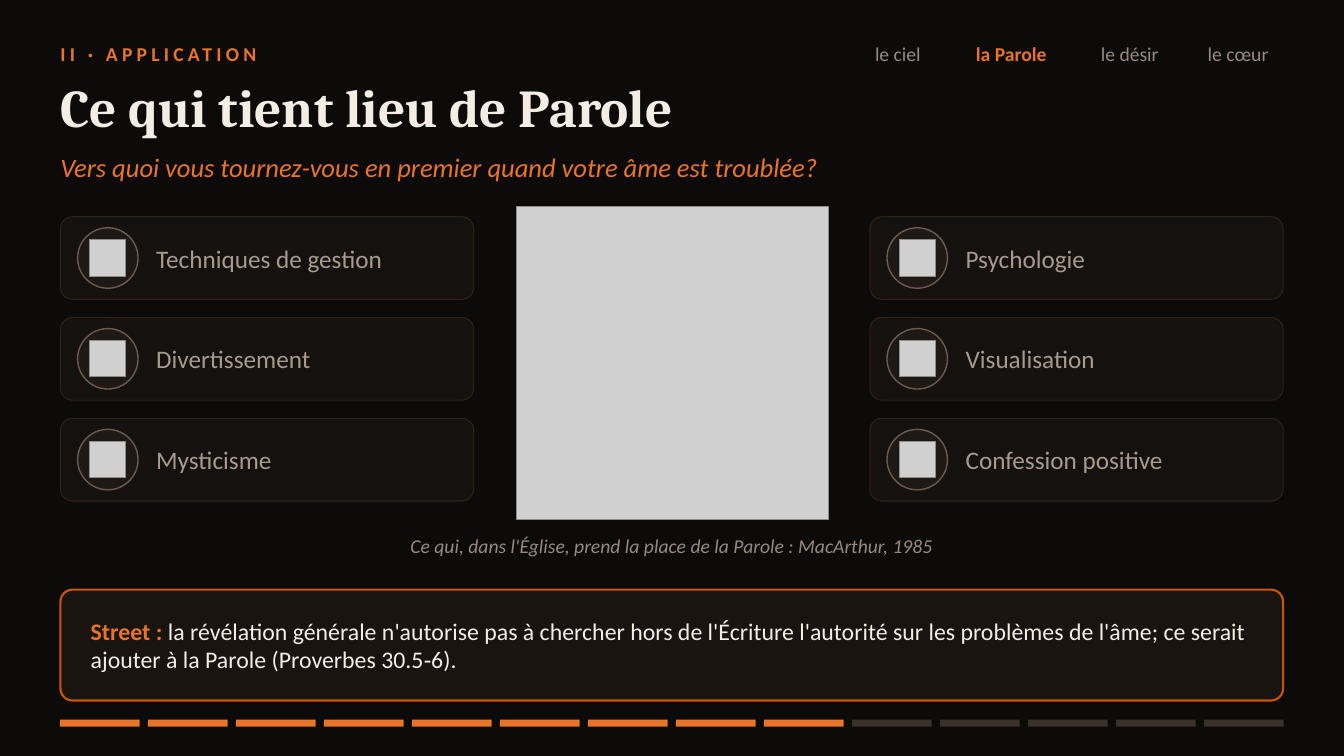
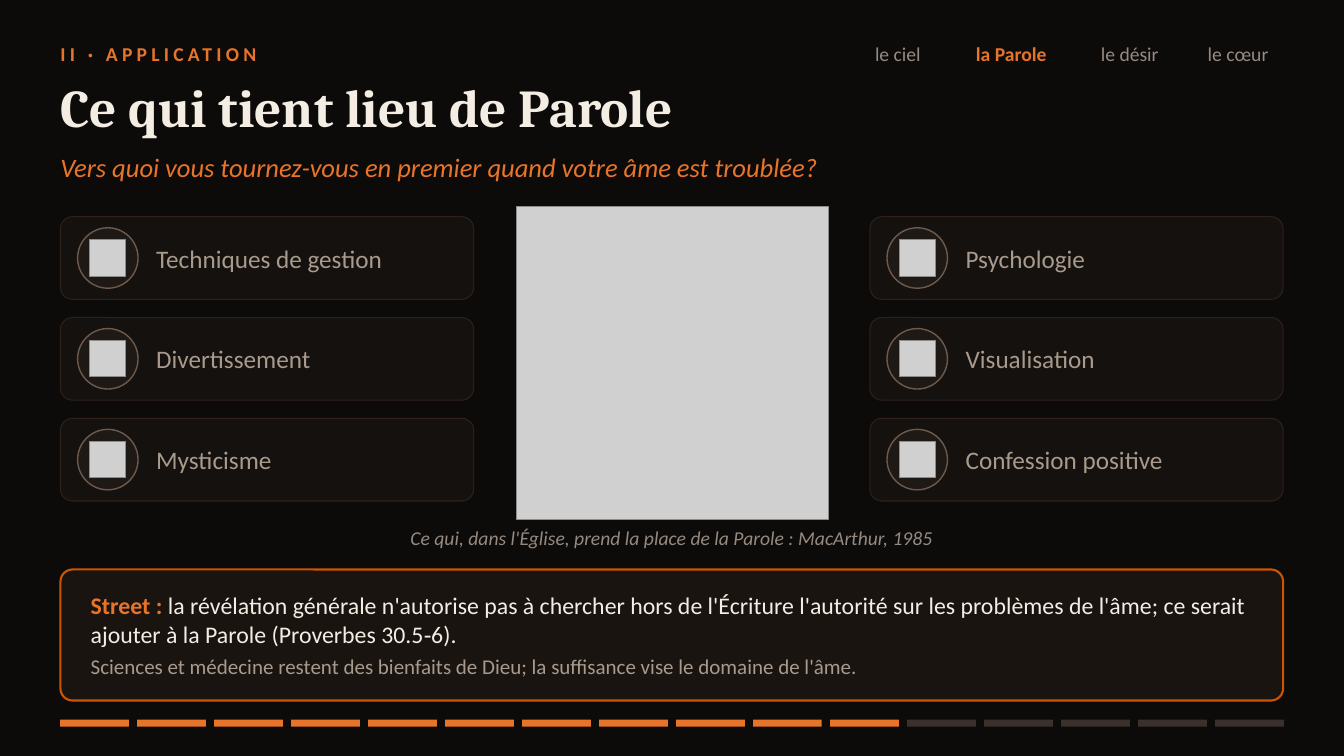
Before and after one commit to agbruneau/Prospection, a slide deck: slide 11 of Presentation-Psaume-19.pptx (slide 9 before the commit). Drawn at 1344x756 pixels with LibreOffice and Linux fonts; fonts in the diff are those of the drawing; grey boxes stand for pictures. Boxes give left, top, right and bottom in pixels: in the first picture for what was removed or moved away, otherwise in the second. Text is boxed around its words. In the diff, an @@ line names an element or a change of style, - is before the commit and + after.

```diff
--- a/Presentation-Psaume-19.pptx
+++ b/Presentation-Psaume-19.pptx
@@ text "Ce qui, dans l'Église, prend ..." moved from (x1=410, y1=537, x2=933, y2=557) to (x1=410, y1=529, x2=933, y2=549) @@
@@ rounded rectangle resized from (x1=60, y1=590, x2=1284, y2=701) to (x1=60, y1=570, x2=1284, y2=701) @@
@@ rounded rectangle at (x1=60, y1=570, x2=1284, y2=701): proportions changed @@
@@ text "Street : la révélation générale ..." moved from (x1=91, y1=620, x2=1245, y2=672) to (x1=91, y1=594, x2=1245, y2=677) @@
@@ text at (x1=91, y1=659, x2=856, y2=677): paragraph added @@
+Sciences et médecine restent des bienfaits de Dieu; la suffisance vise le domaine de l'âme.
@@ rectangle resized from (x1=60, y1=720, x2=140, y2=727) to (x1=60, y1=720, x2=129, y2=727) @@
@@ rectangle resized from (x1=148, y1=720, x2=228, y2=727) to (x1=137, y1=720, x2=206, y2=727) @@
@@ rectangle resized from (x1=236, y1=720, x2=316, y2=727) to (x1=214, y1=720, x2=282, y2=727) @@
@@ rectangle resized from (x1=325, y1=720, x2=404, y2=727) to (x1=291, y1=720, x2=360, y2=727) @@
@@ rectangle resized from (x1=412, y1=720, x2=492, y2=727) to (x1=368, y1=720, x2=437, y2=727) @@
@@ rectangle resized from (x1=500, y1=720, x2=580, y2=727) to (x1=446, y1=720, x2=514, y2=727) @@
@@ rectangle resized from (x1=589, y1=720, x2=668, y2=727) to (x1=522, y1=720, x2=591, y2=727) @@
@@ rectangle resized from (x1=677, y1=720, x2=756, y2=727) to (x1=599, y1=720, x2=667, y2=727) @@
@@ rectangle resized from (x1=764, y1=720, x2=844, y2=727) to (x1=677, y1=720, x2=745, y2=727) @@
@@ rectangle resized from (x1=852, y1=720, x2=932, y2=727) to (x1=753, y1=720, x2=822, y2=727) @@
@@ rectangle at (x1=753, y1=720, x2=822, y2=727): fill #3A312C to #E8742A @@
@@ rectangle at (x1=831, y1=720, x2=899, y2=727): fill #3A312C to #E8742A @@
@@ rectangle resized from (x1=941, y1=720, x2=1020, y2=727) to (x1=831, y1=720, x2=899, y2=727) @@
@@ rectangle resized from (x1=1028, y1=720, x2=1108, y2=727) to (x1=907, y1=720, x2=976, y2=727) @@
@@ rectangle resized from (x1=1116, y1=720, x2=1196, y2=727) to (x1=984, y1=720, x2=1053, y2=727) @@
@@ rectangle resized from (x1=1205, y1=720, x2=1285, y2=727) to (x1=1062, y1=720, x2=1130, y2=727) @@
@@ rectangle added at (x1=1138, y1=720, x2=1207, y2=727), fill #3A312C @@
@@ rectangle added at (x1=1216, y1=720, x2=1285, y2=727), fill #3A312C @@
```
Also in this commit, not shown: 13 other slides changed, 2 slides added, 4 other files.
